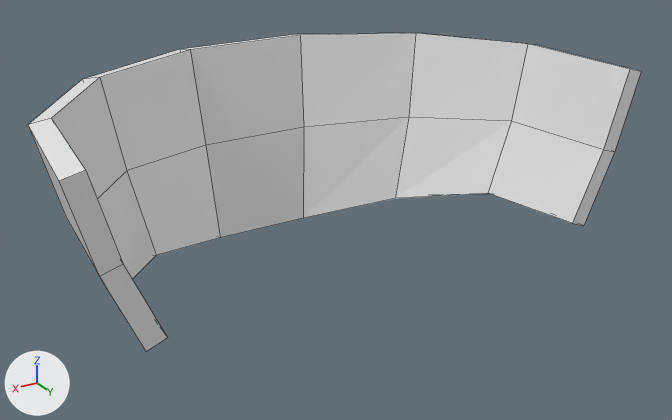
An edit to the Blender file styles/lowpoly/parts/face/face-scarf-block.blend, drawn before and after from the same camera.
One viewpoint serves both versions: a 50 mm lens placed at (0.352, 0.532, 1.114), pointed at (-0.02, -0.088, 0.804). The lights are fixed; the arrows at lower left show +X, +Y and +Z. The older version comes first. Mesh edges are drawn as thin lines.

Names of what the first picture shows: 'part_face'.
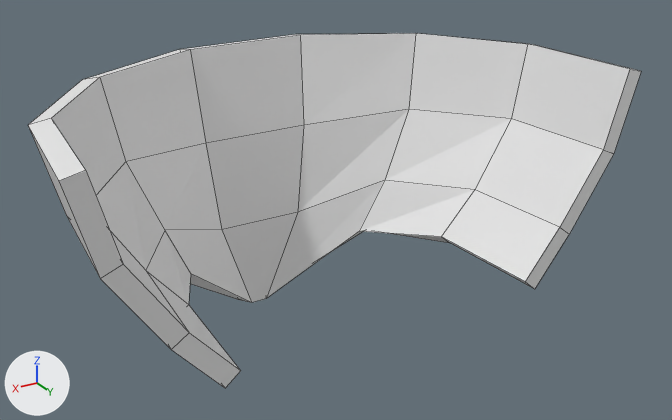
Pixel boxes [x1, y1, x2, y2] of what changed, in the pictures (672 x 420 px; the box of a moved part takes in the faces that stretch with it):
'part_face', reshaped (12% taller): before [28, 33, 641, 351]; after [28, 33, 641, 388]
part 1 of me_part_face, moved or reshaped: before [28, 34, 616, 351]; after [49, 34, 616, 388]

Edits to the bpy script that builds the scene:
```text
Change me_part_face:
    used by ob_part_face; location = (0.0, 0.0, 0.0)
    remove me_part_face.from_pydata(...)  # 48 vertices, 46 faces; spans x -0.234..0.234, y -0.223..0.032, z 0.751..0.925
    add me_part_face.from_pydata(...)  # 64 vertices, 62 faces; spans x -0.234..0.234, y -0.223..0.032, z 0.667..0.925
    me_part_face part 1
    4 vertices are removed from x -0.192..0.192, y 0.028..0.029, z 0.794..0.8
    13 faces are deleted
    4 vertices in x -0.193..0.193, y -0.196..-0.072, z 0.841..0.858 move by (0.0, 0.0, 0.002)
    22 vertices move from x -0.217..0.217, y -0.212..0.029, z 0.751..0.855 to x -0.216..0.216, y -0.212..0.029, z 0.758..0.857
    20 vertices are added at x -0.175..0.175, y -0.217..0.032, z 0.667..0.8
    29 new faces join them
```
